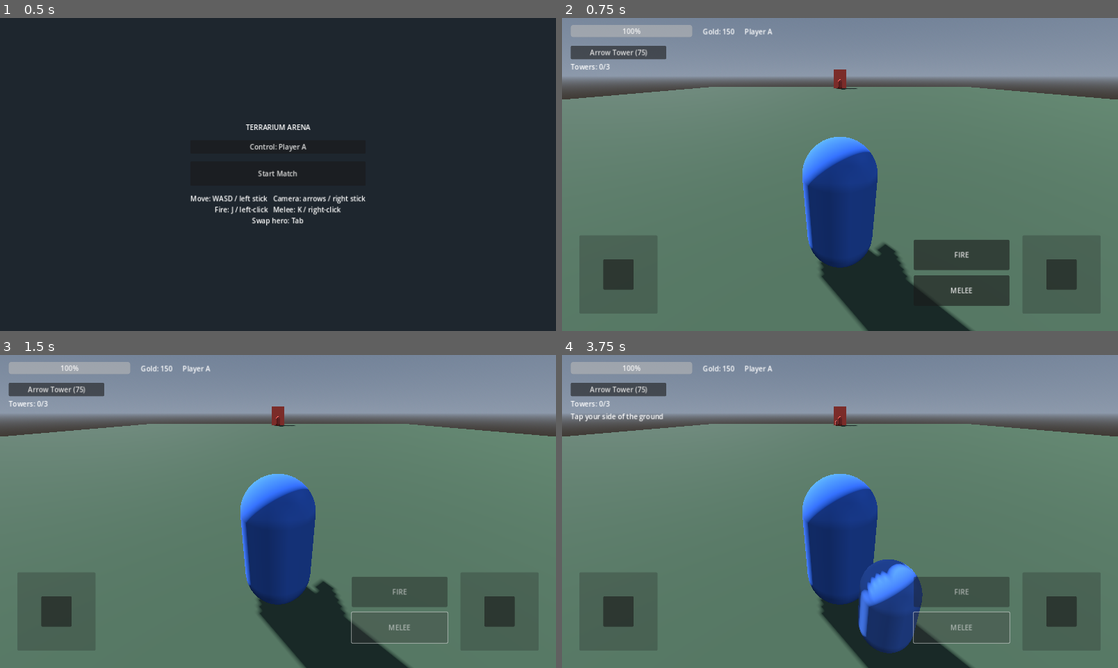
Above: before the commit, frames 1-4 (two rows, left to right).
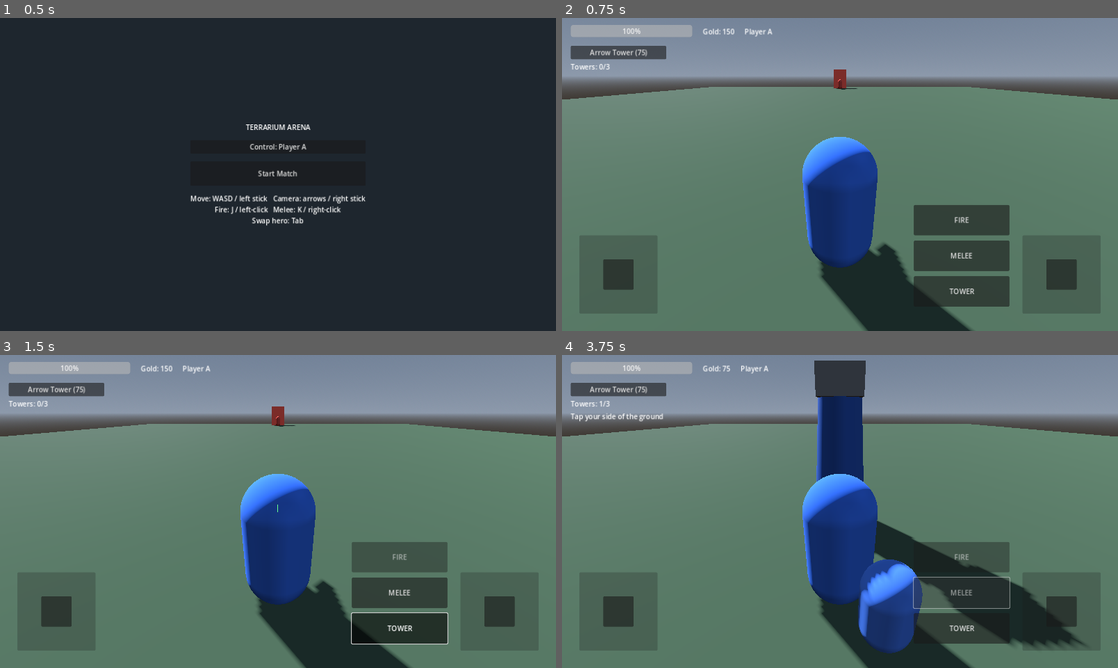
Above: after the commit, the same moments.

Repository: KevinFrazier/TerrariumGame
Game: Godot game, scene res://scenes/ui/lobby.tscn
Two runs of this game, one before a commit and one after it. Both use one fixed random seed, a clock stepped at 60 frames per second and the inputs below.
Inputs (mouse positions are in pixels of both pictures, inside the frame that each line leads up to):
- Up to frame 1 (0.5 s): no input
- Up to frame 2 (0.75 s): click "Start Match" at 0.5 s
- Up to frame 3 (1.5 s): click (400, 627) at 1.25 s, where only the run after the commit has a clickable "TOWER"
- Up to frame 4 (3.75 s): click "Arrow Tower (75)" at 2 s; click "FIRE" at 2.75 s; click "MELEE" at 3.5 s

Frame 1 is identical in both runs. In frame 2, 2.0% of the frame differs, in the area x 63-81%, y 59-93%; in frame 3, 3.6%; in frame 4, 10%, in the area x 6-94%, y 1-94%.

Commit message:
Add tower-throw ability with gravity arc and trajectory preview
- Projectile gains an affected_by_gravity toggle plus a lands_on_ground mode
  that emits a `landed` signal; safe orientation when aiming straight up/down
- Hero tower-throw ability (Q / TOWER button): arms a gravity-arc throw with a
  live trajectory line + landing marker; firing launches a projectile and a
  tower is built where it lands. Cost/slot reserved at launch
- HUD gains a TOWER toggle button synced to the hero's armed state

Diff:
--- a/scenes/ui/hud.tscn
+++ b/scenes/ui/hud.tscn
@@ -101,7 +101,7 @@
 anchor_right = 1.0
 anchor_bottom = 1.0
 offset_left = -470.0
-offset_top = -210.0
+offset_top = -290.0
 offset_right = -250.0
 offset_bottom = -40.0
 theme_override_constants/separation = 12
@@ -116,6 +116,12 @@
 custom_minimum_size = Vector2(140, 70)
 layout_mode = 2
 text = "MELEE"
+
+[node name="TowerButton" type="Button" parent="Actions"]
+custom_minimum_size = Vector2(140, 70)
+layout_mode = 2
+toggle_mode = true
+text = "TOWER"
 
 [node name="ResultPanel" type="Panel" parent="."]
 visible = false
--- a/scripts/entities/hero.gd
+++ b/scripts/entities/hero.gd
@@ -22,6 +22,11 @@
 @export var cam_pitch_max: float = 1.5708    ## +90 degrees: straight down at the floor
 @export var cam_pitch_start: float = 0.45    ## ~26 degrees, default tilt
 
+@export_group("Tower Throw")
+@export var throw_speed: float = 16.0        ## initial launch speed of the build arc
+@export var trajectory_steps: int = 90
+@export var build_tower_definition: TowerDefinition = preload("res://resources/towers/basic_tower.tres")
+
 var controlled: bool = false
 
 # Per-frame intent, written by the HUD (touch) and merged with keyboard below.
@@ -33,6 +38,9 @@
 var _cam_pitch := 0.45
 var _fire_timer := 0.0
 var _melee_timer := 0.0
+var _throw_armed := false
+var _trajectory: MeshInstance3D
+var _landing_marker: MeshInstance3D
 var _spawn_transform: Transform3D
 var _gravity: float = ProjectSettings.get_setting("physics/3d/default_gravity", 9.8)
 
@@ -59,6 +67,7 @@
 	_apply_team_tint()
 	_cam_pitch = cam_pitch_start
 	camera_pivot.rotation = Vector3(-_cam_pitch, _cam_yaw, 0.0)
+	_ensure_throw_visuals()
 	_set_camera_active(controlled)
 
 func _apply_team_tint() -> void:
@@ -135,10 +144,17 @@
 	_apply_facing(delta)
 
 	if controlled:
+		if Input.is_action_just_pressed("ability_1"):
+			set_tower_throw_armed(not _throw_armed)
 		if Input.is_action_pressed("fire"):
 			fire()
 		if Input.is_action_just_pressed("melee"):
 			melee()
+
+	if _throw_armed:
+		_update_trajectory()
+	else:
+		_hide_trajectory()
 
 # --- camera / facing -------------------------------------------------------
 func _orbit_camera(aim_in: Vector2, delta: float) -> void:
@@ -155,20 +171,125 @@
 	var target_yaw := atan2(_facing.x, _facing.z)
 	body.rotation.y = lerp_angle(body.rotation.y, target_yaw, turn_speed * delta)
 
+## Horizontal-or-vertical world direction the camera is looking along.
+func _look_dir_3d() -> Vector3:
+	if camera:
+		var d := -camera.global_transform.basis.z
+		if d.length_squared() > 0.0001:
+			return d.normalized()
+	return _facing
+
 # --- abilities (also called by HUD buttons) --------------------------------
 func fire() -> void:
+	if _throw_armed:
+		_throw_tower()
+		return
 	if _fire_timer > 0.0 or health.is_dead() or projectile_scene == null:
 		return
 	_fire_timer = fire_cooldown_sec
 	# Shoot along the camera's full look direction, including pitch, so aiming
 	# down sends the shot toward the floor (body yaw still tracks the camera).
-	var shot_dir := -camera.global_transform.basis.z if camera else _facing
-	if shot_dir.length_squared() < 0.0001:
-		shot_dir = _facing if _facing.length_squared() > 0.0001 else -global_transform.basis.z
+	var shot_dir := _look_dir_3d()
 	var p := projectile_scene.instantiate() as Projectile
 	get_tree().current_scene.add_child(p)
 	p.global_position = muzzle.global_position
-	p.setup(team, shot_dir.normalized())
+	p.setup(team, shot_dir)
+
+# --- tower throw ability ---------------------------------------------------
+func set_tower_throw_armed(armed: bool) -> void:
+	_throw_armed = armed and controlled and not health.is_dead()
+	if not _throw_armed:
+		_hide_trajectory()
+
+func is_tower_throw_armed() -> bool:
+	return _throw_armed
+
+func _throw_tower() -> void:
+	if _fire_timer > 0.0 or health.is_dead():
+		return
+	var def := build_tower_definition
+	if def == null or projectile_scene == null:
+		return
+	# Reserve the slot + gold at launch so spam-arming can't exceed the cap.
+	if not GameState.can_build_tower(team) or not GameState.can_afford(team, def.cost):
+		set_tower_throw_armed(false)
+		return
+	GameState.spend_currency(team, def.cost)
+	GameState.register_tower(team)
+	_fire_timer = fire_cooldown_sec
+
+	var p := projectile_scene.instantiate() as Projectile
+	p.affected_by_gravity = true
+	p.lands_on_ground = true
+	get_tree().current_scene.add_child(p)
+	p.global_position = muzzle.global_position
+	p.setup(team, _look_dir_3d(), 0.0, throw_speed)
+	p.landed.connect(_on_throw_landed.bind(def, team))
+	set_tower_throw_armed(false)
+
+func _on_throw_landed(position: Vector3, def: TowerDefinition, build_team: Team.Id) -> void:
+	# Slot + gold were already reserved at launch; just place the tower.
+	var spot := Vector3(clampf(position.x, -34.0, 34.0), 0.0, clampf(position.z, -34.0, 34.0))
+	var tower := def.scene.instantiate() as Tower
+	tower.team = build_team
+	tower.definition = def
+	get_tree().current_scene.add_child(tower)
+	tower.global_position = spot
+	EventBus.tower_built.emit(int(build_team), tower)
+
+func _ensure_throw_visuals() -> void:
+	_trajectory = MeshInstance3D.new()
+	_trajectory.top_level = true
+	var line_mat := StandardMaterial3D.new()
+	line_mat.shading_mode = BaseMaterial3D.SHADING_MODE_UNSHADED
+	line_mat.albedo_color = Color(0.4, 1.0, 0.55)
+	line_mat.no_depth_test = true
+	_trajectory.material_override = line_mat
+	_trajectory.visible = false
+	add_child(_trajectory)
+
+	_landing_marker = MeshInstance3D.new()
+	_landing_marker.top_level = true
+	var disc := CylinderMesh.new()
+	disc.top_radius = 1.0
+	disc.bottom_radius = 1.0
+	disc.height = 0.1
+	_landing_marker.mesh = disc
+	var disc_mat := StandardMaterial3D.new()
+	disc_mat.shading_mode = BaseMaterial3D.SHADING_MODE_UNSHADED
+	disc_mat.transparency = BaseMaterial3D.TRANSPARENCY_ALPHA
+	disc_mat.albedo_color = Color(0.4, 1.0, 0.55, 0.5)
+	_landing_marker.material_override = disc_mat
+	_landing_marker.visible = false
+	add_child(_landing_marker)
+
+func _update_trajectory() -> void:
+	if _trajectory == null:
+		return
+	var start := muzzle.global_position
+	var v := _look_dir_3d() * throw_speed
+	var im := ImmediateMesh.new()
+	im.surface_begin(Mesh.PRIMITIVE_LINE_STRIP)
+	var landing := start
+	var t := 0.0
+	for i in trajectory_steps:
+		var pt := start + v * t + Vector3(0.0, -0.5 * _gravity * t * t, 0.0)
+		im.surface_add_vertex(pt)
+		landing = pt
+		if pt.y <= 0.0 and i > 0:
+			break
+		t += 0.06
+	im.surface_end()
+	_trajectory.mesh = im
+	_trajectory.visible = true
+	_landing_marker.global_position = Vector3(landing.x, 0.06, landing.z)
+	_landing_marker.visible = true
+
+func _hide_trajectory() -> void:
+	if _trajectory:
+		_trajectory.visible = false
+	if _landing_marker:
+		_landing_marker.visible = false
 
 func melee() -> void:
 	if _melee_timer > 0.0 or health.is_dead():
@@ -190,6 +311,7 @@
 
 func _on_died(_source: Node) -> void:
 	EventBus.hero_died.emit(int(team), self)
+	set_tower_throw_armed(false)
 	_set_dead_visual(true)
 	await get_tree().create_timer(respawn_delay_sec).timeout
 	if is_instance_valid(self):
--- a/scripts/entities/projectile.gd
+++ b/scripts/entities/projectile.gd
@@ -1,31 +1,49 @@
 class_name Projectile
 extends Area3D
-## Straight-line damage projectile reused by heroes and towers.
+## Damage projectile reused by heroes and towers. Optionally arcs under gravity.
 ## Configure via `setup()` right after instancing, before adding to the tree.
+##
+## In `lands_on_ground` mode it ignores units, collides only with the
+## ground/world, and emits `landed(position)` where it touches down — used by the
+## hero's tower-throw ability to decide where to build.
+
+signal landed(position: Vector3)
 
 @export var speed: float = 24.0
 @export var damage: float = 12.0
 @export var lifetime_sec: float = 4.0
 @export var team: Team.Id = Team.Id.NEUTRAL
+@export var affected_by_gravity: bool = false  ## toggle a falling gravity arc
+@export var lands_on_ground: bool = false      ## collide with ground and emit `landed`
 
 var _velocity: Vector3 = Vector3.ZERO
 var _age: float = 0.0
 var _spent: bool = false
+var _gravity: float = ProjectSettings.get_setting("physics/3d/default_gravity", 9.8)
 
 func _ready() -> void:
 	collision_layer = Team.LAYER_PROJECTILE
-	# Enemy bodies (units, towers, cores) all live on the enemy team layer, so
-	# this never hits the shooter's own structures. World is intentionally
-	# excluded so a stray shot can't damage your own core/towers.
-	collision_mask = Team.enemy_mask(team)
+	_refresh_mask()
 	body_entered.connect(_on_hit)
 	area_entered.connect(_on_area_hit)
 
-## team: owner's team. direction: world-space aim (will be flattened/normalized).
-func setup(p_team: Team.Id, direction: Vector3, p_damage: float = -1.0) -> void:
+func _refresh_mask() -> void:
+	if lands_on_ground:
+		# Pass by units, touch down on terrain only.
+		collision_mask = Team.LAYER_WORLD | Team.LAYER_GROUND
+	else:
+		# Enemy bodies (units, towers, cores) all live on the enemy team layer, so
+		# this never hits the shooter's own structures.
+		collision_mask = Team.enemy_mask(team)
+
+## team: owner's team. direction: world-space aim (normalized internally).
+## p_speed >= 0 overrides the launch speed (used by the gravity throw).
+func setup(p_team: Team.Id, direction: Vector3, p_damage: float = -1.0, p_speed: float = -1.0) -> void:
 	team = p_team
-	# _ready() ran at add_child() before team was known, so refresh the mask now.
-	collision_mask = Team.enemy_mask(team)
+	if p_speed >= 0.0:
+		speed = p_speed
+	# _ready() ran at add_child() before team/flags were known; refresh the mask.
+	_refresh_mask()
 	if p_damage >= 0.0:
 		damage = p_damage
 	var dir := direction
@@ -33,14 +51,32 @@
 		dir = Vector3.FORWARD
 	dir = dir.normalized()
 	_velocity = dir * speed
-	look_at(global_position + dir, Vector3.UP)
+	_orient(dir)
 
 func _physics_process(delta: float) -> void:
 	_age += delta
 	if _age >= lifetime_sec:
-		queue_free()
+		_resolve(null)
 		return
+	if affected_by_gravity:
+		_velocity.y -= _gravity * delta
 	global_position += _velocity * delta
+	if affected_by_gravity and _velocity.length_squared() > 0.01:
+		_orient(_velocity.normalized())
+	# Safety net: if a thrown projectile sails off the edge, treat the fall as a
+	# landing so the reserved tower still resolves instead of vanishing.
+	if lands_on_ground and global_position.y < -3.0:
+		_resolve(null)
+
+## Aim the mesh along `dir`, avoiding a colinear up-vector when shooting straight
+## up or down (now possible with the full pitch range).
+func _orient(dir: Vector3) -> void:
+	if dir.length_squared() < 0.0001:
+		return
+	var up := Vector3.UP
+	if absf(dir.dot(up)) > 0.99:
+		up = Vector3.FORWARD
+	look_at(global_position + dir, up)
 
 func _on_hit(body: Node3D) -> void:
 	_resolve(body)
@@ -51,8 +87,10 @@
 func _resolve(target: Node) -> void:
 	if _spent:
 		return
+	_spent = true
 	if target != null and target.has_method("take_damage"):
 		# take_damage(amount, source) — towers/heroes share this convention.
 		target.take_damage(damage, self)
-	_spent = true
+	elif lands_on_ground:
+		landed.emit(global_position)
 	queue_free()
--- a/scripts/ui/hud.gd
+++ b/scripts/ui/hud.gd
@@ -12,6 +12,7 @@
 @onready var aim_stick: VirtualJoystick = $AimStick
 @onready var fire_button: Button = $Actions/FireButton
 @onready var melee_button: Button = $Actions/MeleeButton
+@onready var tower_button: Button = $Actions/TowerButton
 @onready var health_bar: ProgressBar = $TopBar/HealthBar
 @onready var currency_label: Label = $TopBar/CurrencyLabel
 @onready var team_label: Label = $TopBar/TeamLabel
@@ -26,7 +27,12 @@
 	fire_button.text = "FIRE"
 	melee_button.text = "MELEE"
 	back_button.pressed.connect(_on_back_pressed)
+	tower_button.toggled.connect(_on_tower_toggled)
 	EventBus.currency_changed.connect(_on_currency_changed)
+
+func _on_tower_toggled(pressed: bool) -> void:
+	if _hero and is_instance_valid(_hero):
+		_hero.set_tower_throw_armed(pressed)
 
 func set_active_hero(hero: Hero) -> void:
 	_hero = hero
@@ -47,6 +53,9 @@
 		_hero.fire()
 	if melee_button.button_pressed:
 		_hero.melee()
+	# Keep the toggle in sync (the hero disarms itself after a throw).
+	if tower_button.button_pressed != _hero.is_tower_throw_armed():
+		tower_button.set_pressed_no_signal(_hero.is_tower_throw_armed())
 
 func _on_currency_changed(team: int, amount: int) -> void:
 	if _hero and int(_hero.team) == team:
